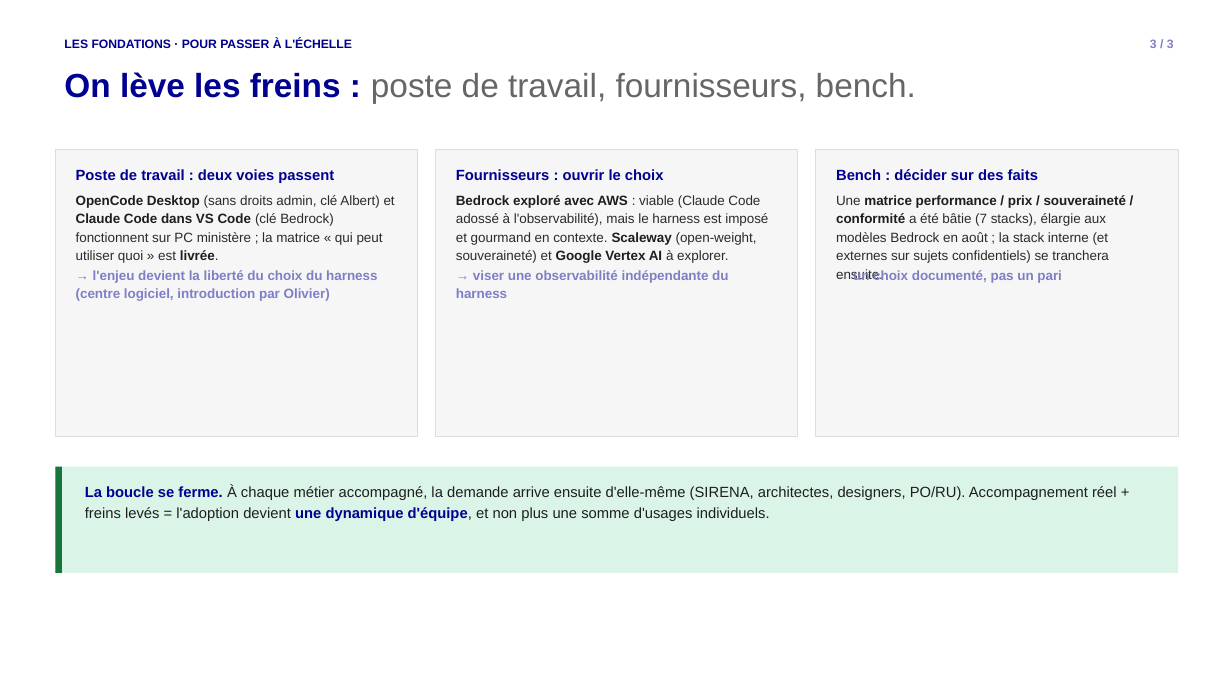
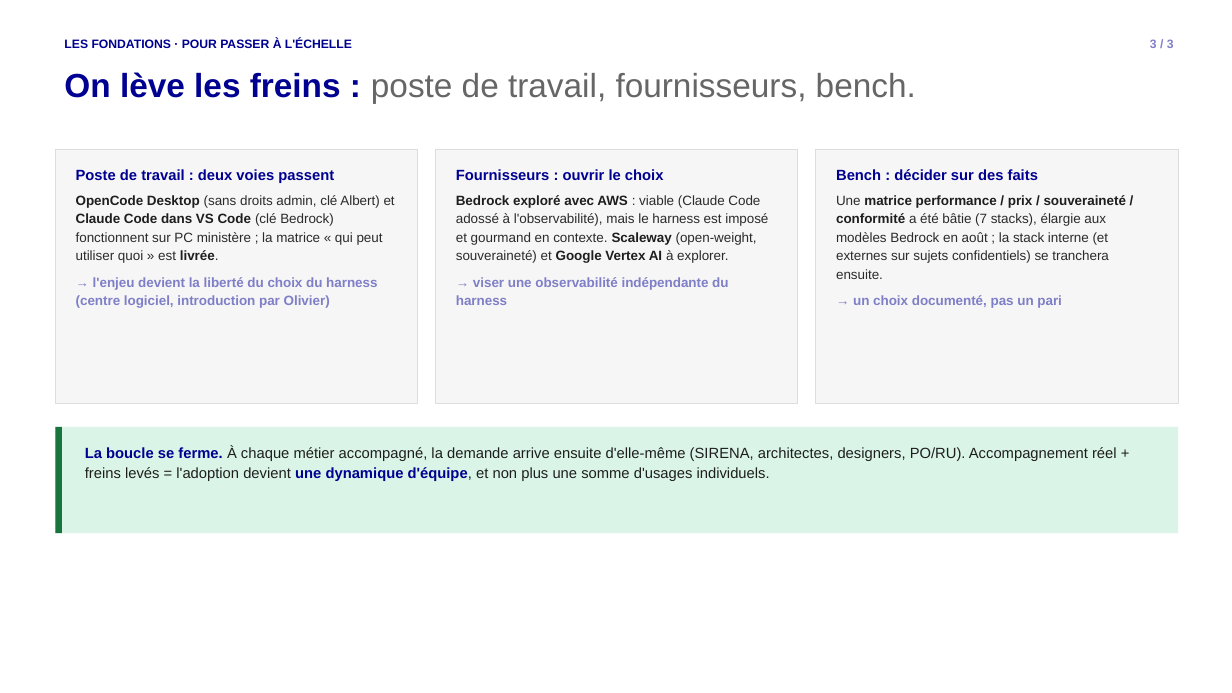
Before and after one commit to SocialGouv/transfo-ia, a slide deck: slide 3 of Livrables/Recit-Mission2/Impact_Adoption-IA_3-slides.pptx. Drawn at 1232x693 pixels with LibreOffice and Linux fonts; fonts in the diff are those of the drawing. Boxes give left, top, right and bottom in pixels: in the first picture for what was removed or moved away, otherwise in the second. Text is boxed around its words. In the diff, an @@ line names an element or a change of style, - is before the commit and + after.

```diff
--- a/Livrables/Recit-Mission2/Impact_Adoption-IA_3-slides.pptx
+++ b/Livrables/Recit-Mission2/Impact_Adoption-IA_3-slides.pptx
@@ rectangle resized from (x1=55, y1=150, x2=418, y2=436) to (x1=55, y1=150, x2=418, y2=404) @@
@@ rectangle resized from (x1=435, y1=150, x2=798, y2=436) to (x1=435, y1=150, x2=798, y2=404) @@
@@ rectangle resized from (x1=816, y1=150, x2=1178, y2=436) to (x1=816, y1=150, x2=1178, y2=404) @@
@@ text at (x1=836, y1=195, x2=1127, y2=279): more space between paragraphs @@
@@ text removed at (x1=853, y1=269, x2=1062, y2=283) @@
-→ un choix documenté, pas un pari
@@ text at (x1=76, y1=277, x2=377, y2=308): paragraph added @@
+→ l'enjeu devient la liberté du choix du harness (centre logiciel, introduction par Olivier)
@@ text removed at (x1=76, y1=270, x2=377, y2=301) @@
-→ l'enjeu devient la liberté du choix du harness (centre logiciel, introduction par Olivier)
@@ text at (x1=456, y1=277, x2=728, y2=305): paragraph added @@
+→ viser une observabilité indépendante du harness
@@ text removed at (x1=456, y1=270, x2=728, y2=298) @@
-→ viser une observabilité indépendante du harness
@@ text at (x1=853, y1=295, x2=1062, y2=308): paragraph added @@
+→ un choix documenté, pas un pari
@@ 2 rectangles, 1 text moved together from (x1=55, y1=467, x2=1178, y2=573) to (x1=55, y1=427, x2=1178, y2=533) @@
```
Also in this commit, not shown: 2 other slides changed, 3 other files.
